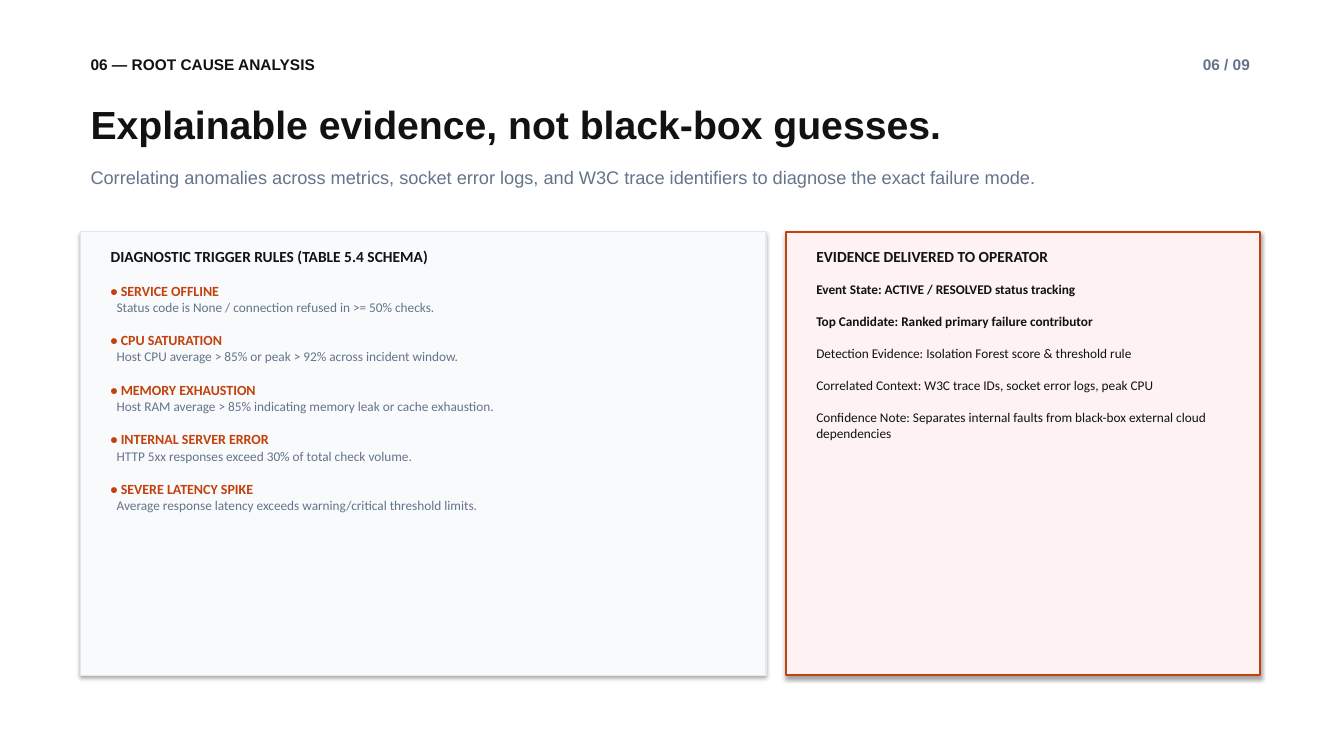
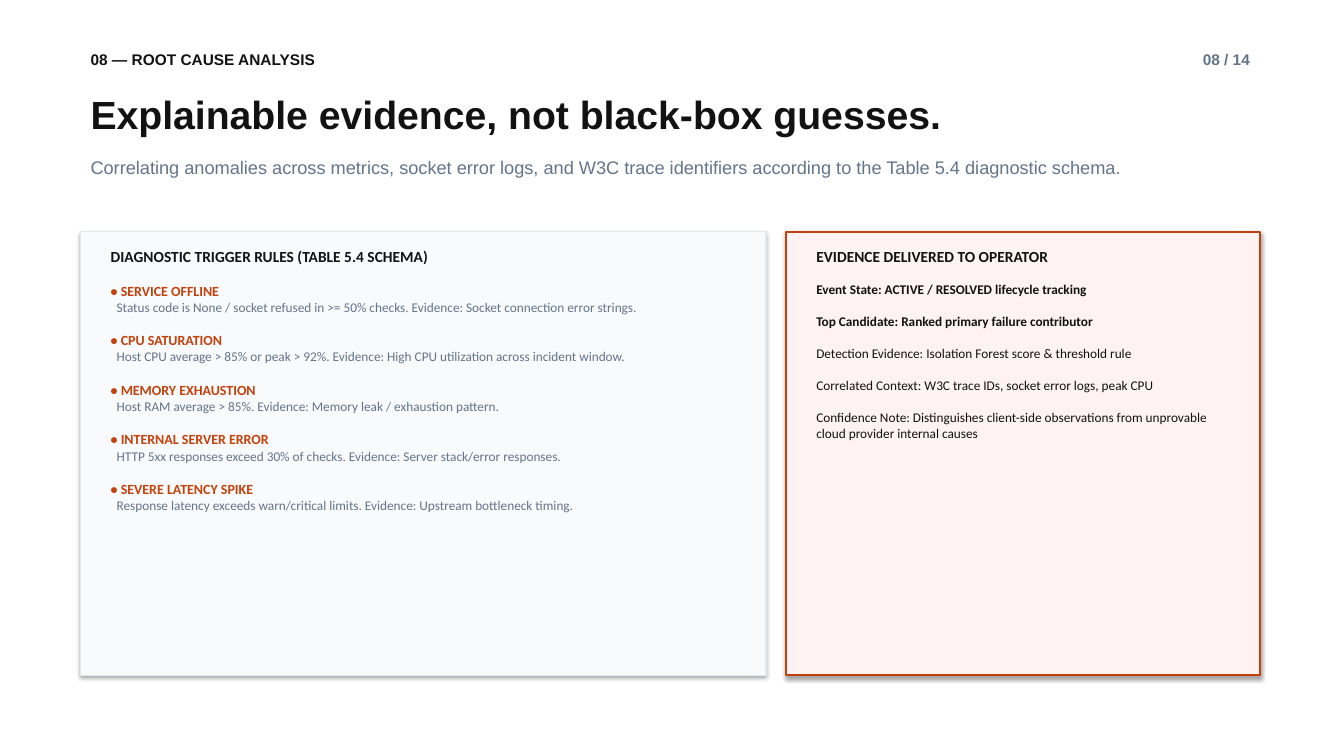
Before and after one commit to Bit06/Enterprise-APM-Dashboard, a slide deck: slide 9 of APM_Project_Presentation.pptx (slide 7 before the commit). Drawn at 1344x756 pixels with LibreOffice and Linux fonts; fonts in the diff are those of the drawing. Boxes give left, top, right and bottom in pixels: in the first picture for what was removed or moved away, otherwise in the second. Text is boxed around its words. In the diff, an @@ line names an element or a change of style, - is before the commit and + after.

```diff
--- a/APM_Project_Presentation.pptx
+++ b/APM_Project_Presentation.pptx
@@ text at (91, 54, 315, 65): text changed @@
-06 — ROOT CAUSE ANALYSIS
+08 — ROOT CAUSE ANALYSIS
@@ text at (1203, 54, 1250, 65): text changed @@
-06 / 09
+08 / 14
@@ text "Explainable evidence, not black-box guesses.": place and size @@
-text "Explainable evidence, not black-box guesses." at (91, 110, 941, 147)
+text "Explainable evidence, not black-box guesses." at (91, 100, 941, 137)
@@ text at (91, 161, 1121, 178): text changed @@
-Correlating anomalies across metrics, socket error logs, and W3C trace identifiers to diagnose the exact failure mode.
+Correlating anomalies across metrics, socket error logs, and W3C trace identifiers according to the Table 5.4 diagnostic schema.
@@ text at (816, 284, 1086, 297): text changed @@
-Event State: ACTIVE / RESOLVED status tracking
+Event State: ACTIVE / RESOLVED lifecycle tracking
@@ text at (117, 303, 637, 314): text changed @@
-Status code is None / connection refused in >= 50% checks.
+Status code is None / socket refused in >= 50% checks. Evidence: Socket connection error strings.
@@ text at (117, 352, 624, 363): text changed @@
-Host CPU average > 85% or peak > 92% across incident window.
+Host CPU average > 85% or peak > 92%. Evidence: High CPU utilization across incident window.
@@ text at (117, 402, 499, 413): text changed @@
-Host RAM average > 85% indicating memory leak or cache exhaustion.
+Host RAM average > 85%. Evidence: Memory leak / exhaustion pattern.
@@ text at (816, 412, 1207, 440): text changed @@
-Confidence Note: Separates internal faults from black-box external cloud dependencies
+Confidence Note: Distinguishes client-side observations from unprovable cloud provider internal causes
@@ text at (117, 452, 560, 463): text changed @@
-HTTP 5xx responses exceed 30% of total check volume.
+HTTP 5xx responses exceed 30% of checks. Evidence: Server stack/error responses.
@@ text at (117, 501, 573, 512): text changed @@
-Average response latency exceeds warning/critical threshold limits.
+Response latency exceeds warn/critical limits. Evidence: Upstream bottleneck timing.
```
Also in this commit, not shown: 9 other slides changed, 5 slides added, 2 other files.
